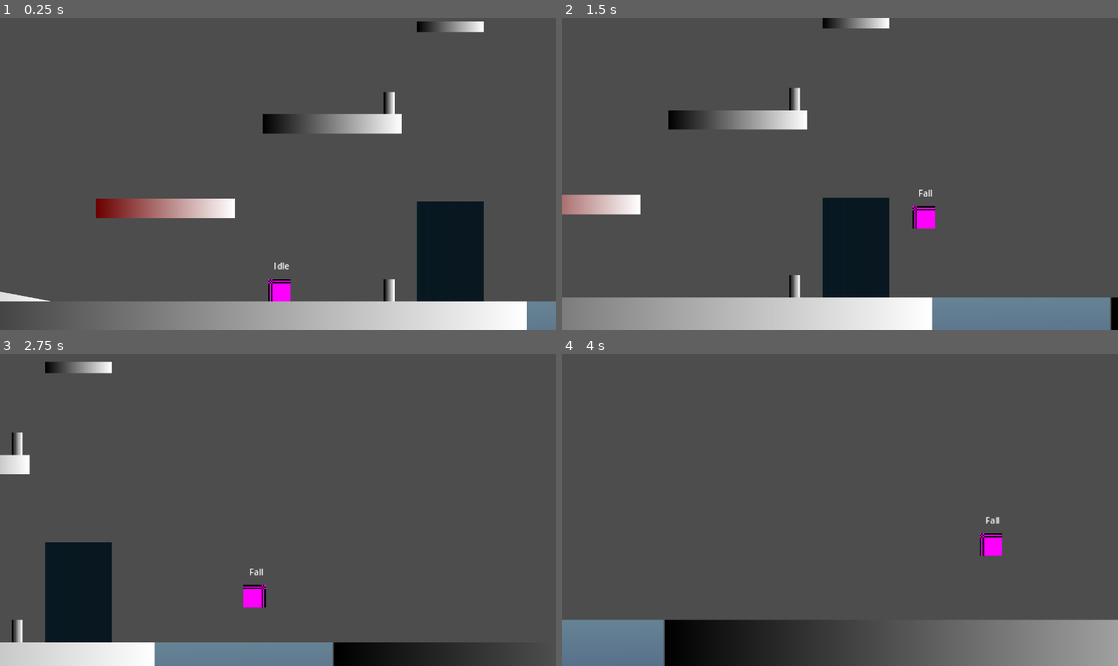
Above: before the commit, frames 1-4 (two rows, left to right).
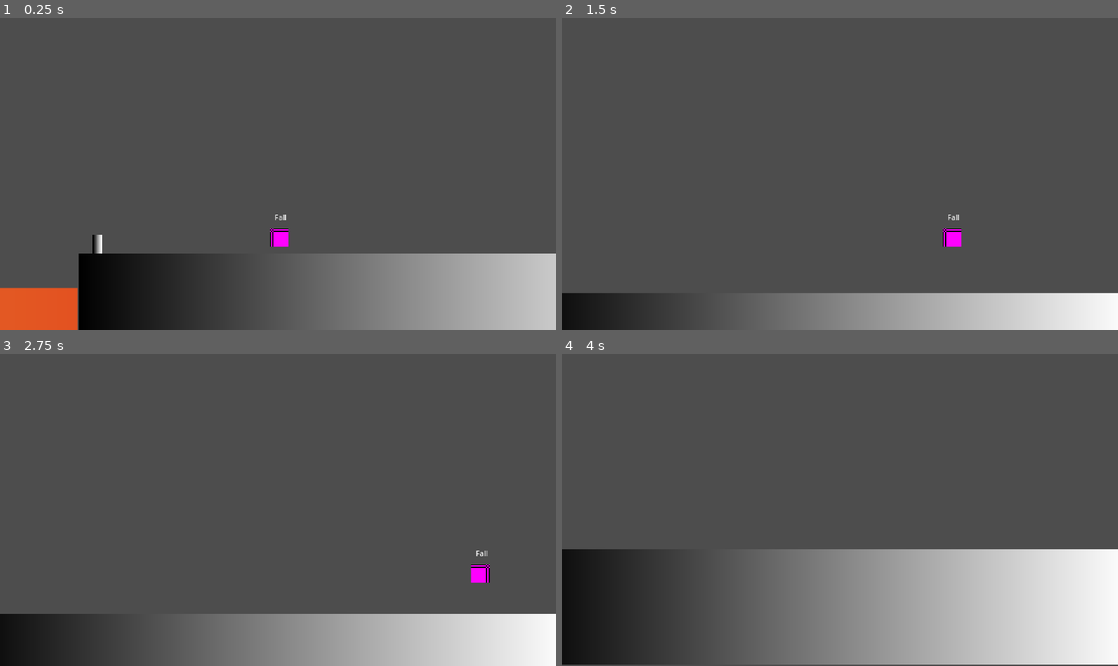
Above: after the commit, the same moments.

Repository: namishh/metroidvania
Game: Godot game, scene res://playground.tscn
Two runs of this game, one before a commit and one after it. Both use one fixed random seed, a clock stepped at 60 frames per second and the inputs below.
Inputs:
- Up to frame 1 (0.25 s): no input
- Up to frame 2 (1.5 s): tap Enter at 0.5 s; hold C (dash) 0.53-1.28 s; hold Right (ui_right) from 0.53 s (still down); tap Z (jump) at 0.77, 0.8, 1.07, 1.35 s
- Up to frame 3 (2.75 s): tap Z (jump) at 1.52, 1.82, 2.3 s; tap C (dash) at 1.55 s; release Right (ui_right) at 2.03 s; hold Left (ui_left) from 2.03 s (still down); hold C (dash) from 2.03 s (still down)
- Up to frame 4 (4 s): release Left (ui_left) at 2.78 s; release C (dash) at 2.78 s; hold Right (ui_right) from 2.78 s (still down); tap F (interact) at 2.85 s; tap Z (jump) at 3.02, 3.32, 3.77, 3.8 s; tap C (dash) at 3.05 s; hold C (dash) from 3.53 s (still down)

The runs differ from the first frame. In frame 1, 26% of the frame differs, in the area x 0-100%, y 1-100%; in frame 2, 18%; in frame 3, 19%; in frame 4, 33%, in the area x 0-100%, y 52-100%.

Commit message:
fix jump and dash buffer

Diff:
--- a/player/player.tscn
+++ b/player/player.tscn
@@ -91,6 +91,4 @@
 
 [node name="Camera2D" type="Camera2D" parent="." unique_id=2063021784]
 position = Vector2(-1, -63)
-zoom = Vector2(1.2, 1.2)
-position_smoothing_enabled = true
 position_smoothing_speed = 2.0
--- a/player/scripts/player.gd
+++ b/player/scripts/player.gd
@@ -19,12 +19,13 @@
 @export var coyote_time: float = 0.125
 @export var gravity_multiplier :float = 1
 @export var jump_buffer_time: float = 0.15
+@export var dash_buffer_time: float = 0.15
+
 
 @export var wall_cling: bool = false
 
 @export var dash_velocity: float = 300
 @export var dash_duration: float = 0.25
-@export var effect_delay: float = 0.04
 
 @export var wall_jump_push_force: float = 320
 
--- a/player/states/dash.gd
+++ b/player/states/dash.gd
@@ -2,6 +2,7 @@
 
 var dir: float = 1.0
 var time: float = 0.0
+
 
 
 func get_dash_direction():
--- a/player/states/fall.gd
+++ b/player/states/fall.gd
@@ -2,6 +2,8 @@
 
 var coyote_timer :float = 0
 var buffer_timer :float = 0
+var dash_buffer_timer: float = 0
+
 
 
 func init() -> void:
@@ -22,18 +24,24 @@
 	pass
 
 func handle_input(_e: InputEvent) -> PlayerState:
-	if _e.is_action_pressed("dash") and player.dashes < player.max_dash:
-		return dash
-	if _e.is_action_pressed("jump") and player.jumps < player.max_jump:
+	if _e.is_action_pressed("dash"):
+		if player.dashes < player.max_dash:
+			return dash
+		else:
+			dash_buffer_timer = player.dash_buffer_time
+	if _e.is_action_pressed("jump"):
 		if coyote_timer > 0 or player.jumps < player.max_jump:
 			return jump
 		else:
 			buffer_timer = player.jump_buffer_time
 	return next_state
 
+
+
 func process(delta: float) -> PlayerState:
 	coyote_timer -= delta
 	buffer_timer -= delta
+	dash_buffer_timer -= delta
 
 	return next_state
 
@@ -43,6 +51,9 @@
 		player.jumps = 0
 		if buffer_timer > 0:
 			return jump
+		if dash_buffer_timer > 0:
+			return dash
+
 		if player.water_raycast.is_colliding():
 			return swim_idle
 		return idle
--- a/playground.tscn
+++ b/playground.tscn
@@ -347,7 +347,7 @@
 one_way_collision = true
 
 [node name="Player" parent="." unique_id=246969490 instance=ExtResource("2_wt17y")]
-position = Vector2(495, 191)
+position = Vector2(2064, 181)
 
 [node name="lift_down" type="Sprite2D" parent="." unique_id=1893457622 node_paths=PackedStringArray("lift")]
 position = Vector2(574, 218)
--- /dev/null
+++ b/second_scene.tscn
@@ -0,0 +1,31 @@
+[gd_scene format=3 uid="uid://c4e62ediejpbw"]
+
+[ext_resource type="Script" uid="uid://btkd717704ick" path="res://general/level_bounds.gd" id="1_ee4on"]
+
+[sub_resource type="Gradient" id="Gradient_avusy"]
+
+[sub_resource type="GradientTexture2D" id="GradientTexture2D_ee4on"]
+gradient = SubResource("Gradient_avusy")
+width = 1000
+
+[sub_resource type="RectangleShape2D" id="RectangleShape2D_ee4on"]
+size = Vector2(998, 64)
+
+[node name="SecondScene" type="Node2D" unique_id=2052902588]
+
+[node name="Sprite2D" type="Sprite2D" parent="." unique_id=71131256]
+position = Vector2(498, 272)
+texture = SubResource("GradientTexture2D_ee4on")
+
+[node name="StaticBody2D" type="StaticBody2D" parent="Sprite2D" unique_id=549929778]
+
+[node name="CollisionShape2D" type="CollisionShape2D" parent="Sprite2D/StaticBody2D" unique_id=2005473106]
+position = Vector2(-2, 0)
+shape = SubResource("RectangleShape2D_ee4on")
+
+[node name="LevelBounds" type="Node2D" parent="." unique_id=1698416214]
+z_index = 1000
+script = ExtResource("1_ee4on")
+width = 992
+height = 302
+metadata/_custom_type_script = "uid://btkd717704ick"
